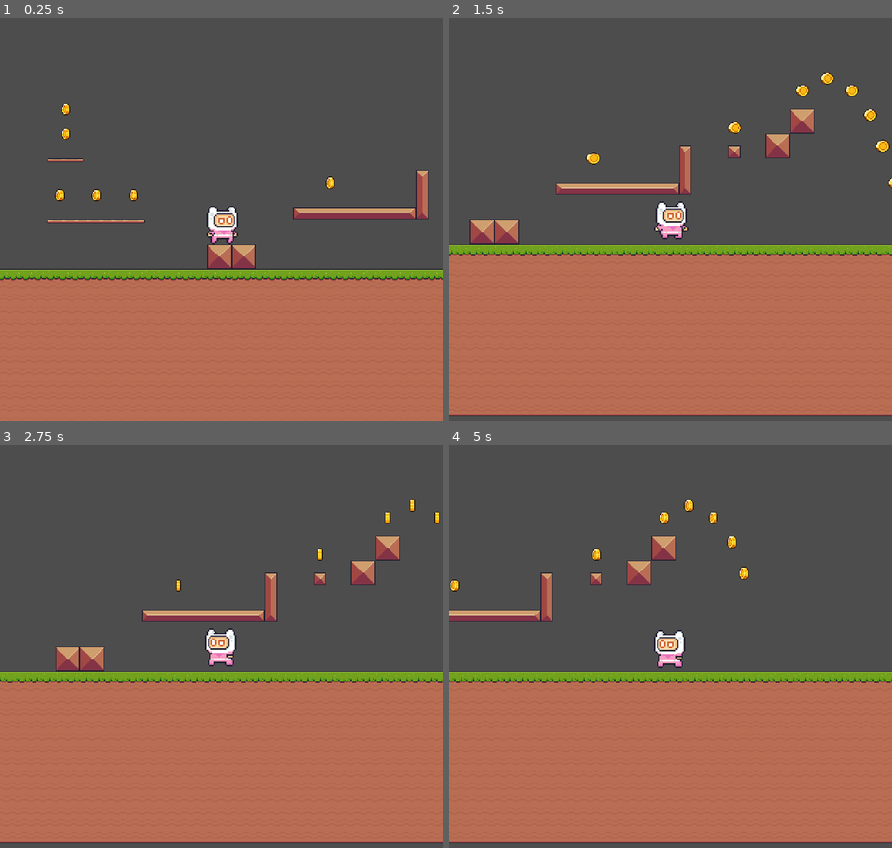
Above: before the commit, frames 1-4 (two rows, left to right).
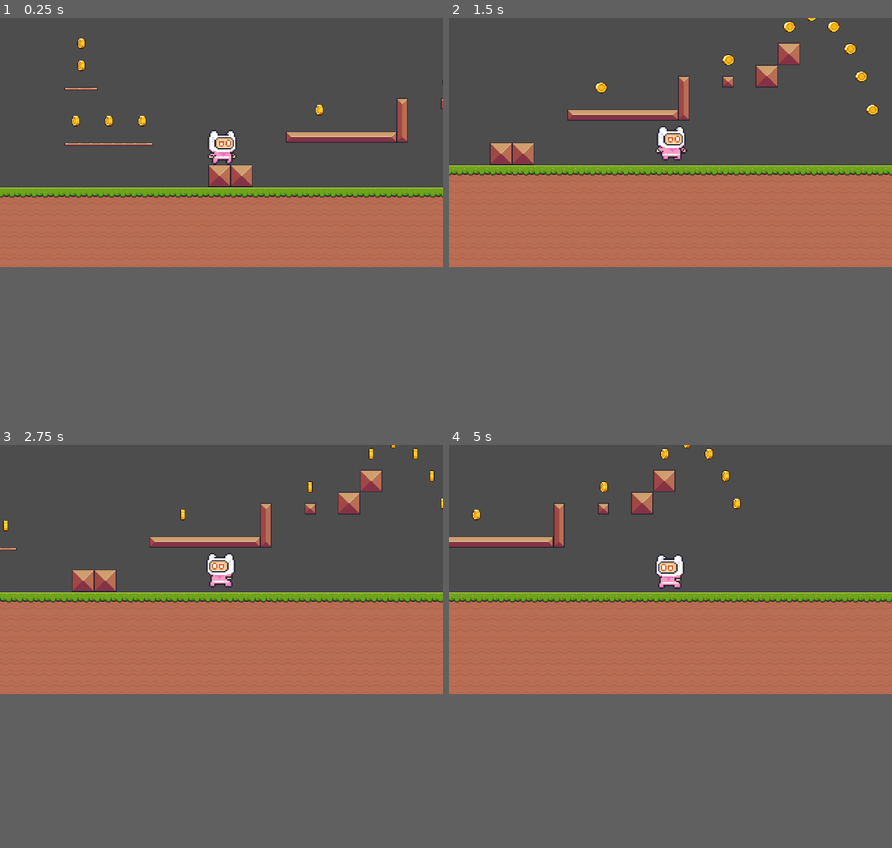
Above: after the commit, the same moments.

Repository: Alestln/first_game
Game: Godot game, scene res://Scenes/world.tscn
Same seed, same stepped clock (60 frames per second), same inputs: the game is played once before the commit and once after it.
Inputs:
- Up to frame 1 (0.25 s): no input
- Up to frame 2 (1.5 s): hold D (move_right) from 0.53 s (still down); tap Space (jump) at 0.77 s
- Up to frame 3 (2.75 s): tap Space (jump) at 1.52 s; release D (move_right) at 2.03 s; hold A (move_left) from 2.03 s (still down)
- Up to frame 4 (5 s): release A (move_left) at 2.78 s; hold D (move_right) 2.78-4.28 s; tap Space (jump) at 3.02, 3.77, 4.52 s; hold A (move_left) from 4.28 s (still down)
In our replay, the window is 800x728 before the commit and 800x450 after it. These sizes can differ from the game's own. Grey fills any space a smaller window leaves; there, only what the larger window draws over its background counts as a difference.

The runs differ from the first frame. In frame 1, 26% of the frame differs, in the area x 0-100%, y 4-66%; in frame 2, 28%, in the area x 0-100%, y 0-100%; in frame 3, 28%; in frame 4, 28%.

Commit message:
Step 1: screen settings (640x360, window 1280x720, keep aspect)

Diff:
--- a/Scenes/world.tscn
+++ b/Scenes/world.tscn
@@ -169,4 +169,3 @@
 
 [node name="Camera" type="Camera2D" parent="Player" unique_id=438829338]
 scale = Vector2(0.5, 0.5)
-zoom = Vector2(2, 2)
--- a/project.godot
+++ b/project.godot
@@ -17,9 +17,12 @@
 
 [display]
 
-window/size/viewport_height=1048
+window/size/viewport_width=640
+window/size/viewport_height=360
+window/size/window_width_override=1280
+window/size/window_height_override=720
 window/stretch/mode="canvas_items"
-window/stretch/aspect="expand"
+window/stretch/aspect="keep"
 
 [input]
 
